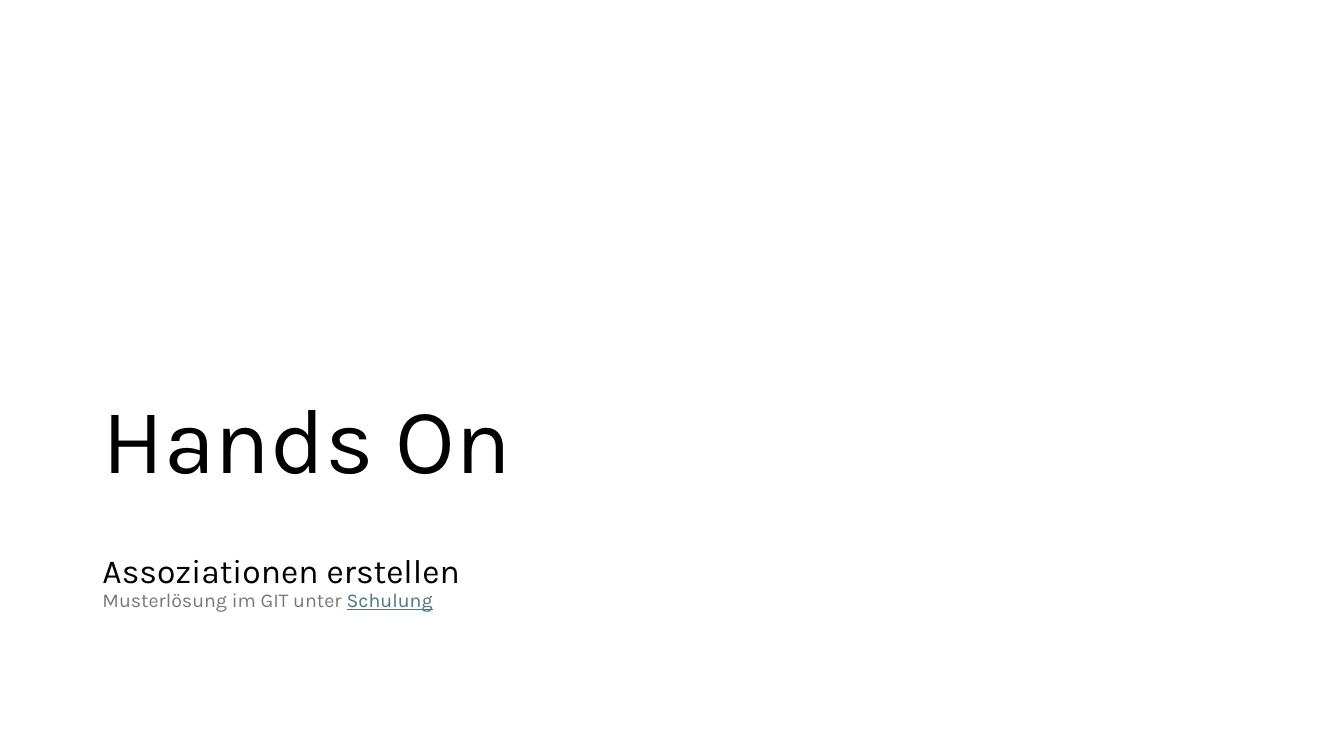
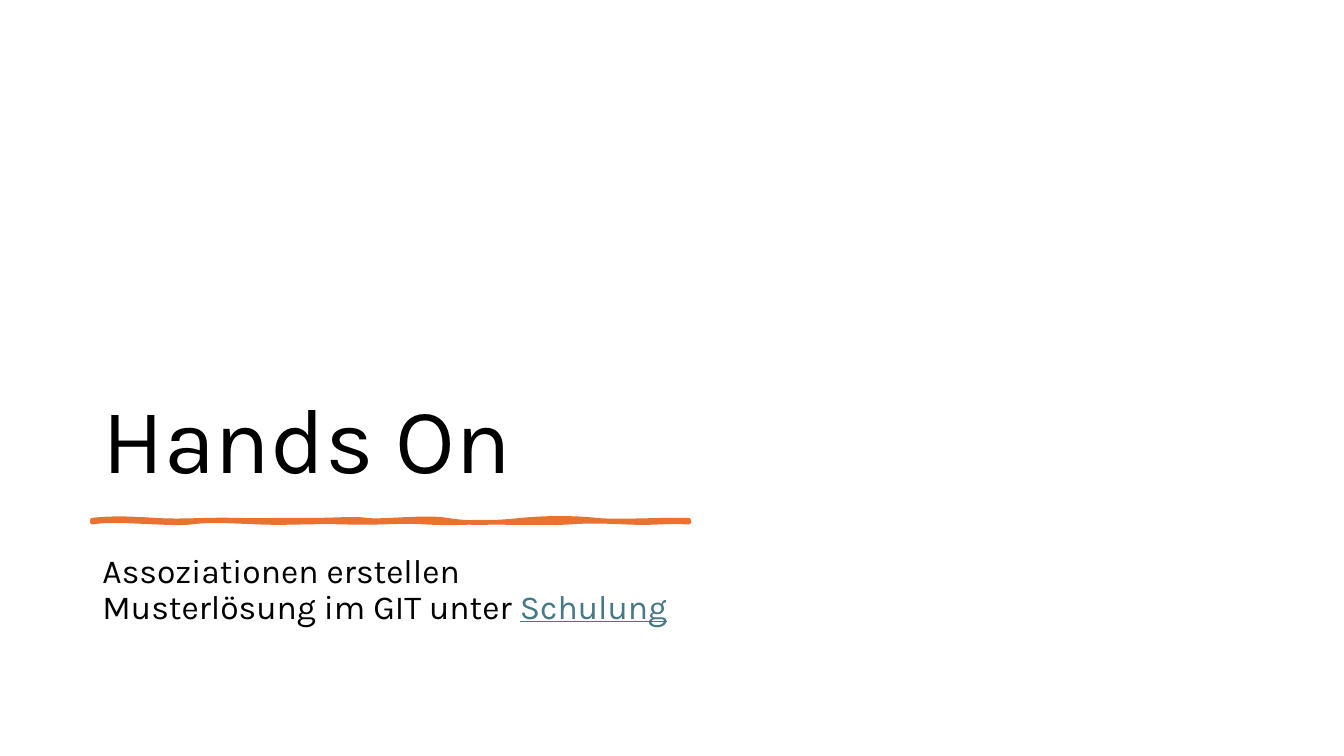
Before and after one commit to DevelopmentBvise/Schulung, a slide deck: slide 22 of CDS presentation/Deutsch/Tag1_Data Modeling with Core Data Services.pptx. Drawn at 1344x756 pixels with LibreOffice and Linux fonts; fonts in the diff are those of the drawing. Boxes give left, top, right and bottom in pixels: in the first picture for what was removed or moved away, otherwise in the second. Text is boxed around its words. In the diff, an @@ line names an element or a change of style, - is before the commit and + after.

```diff
--- a/CDS presentation/Deutsch/Tag1_Data Modeling with Core Data Services.pptx
+++ b/CDS presentation/Deutsch/Tag1_Data Modeling with Core Data Services.pptx
@@ freeform shape added at <box>93,520,690,522</box>, fill #E97132, outline #E97132 3.25 pt @@
@@ text "Assoziationen erstellen Musterlösung im GIT ..." at <box>102,560,667,628</box>: size 14 to 24 pt in "Musterlösung im GIT unter Schulung"; text colour #797979 to #000000 in "Musterlösung im GIT unter" @@
```
Also in this commit, not shown: 4 other slides changed, 2 other files.
